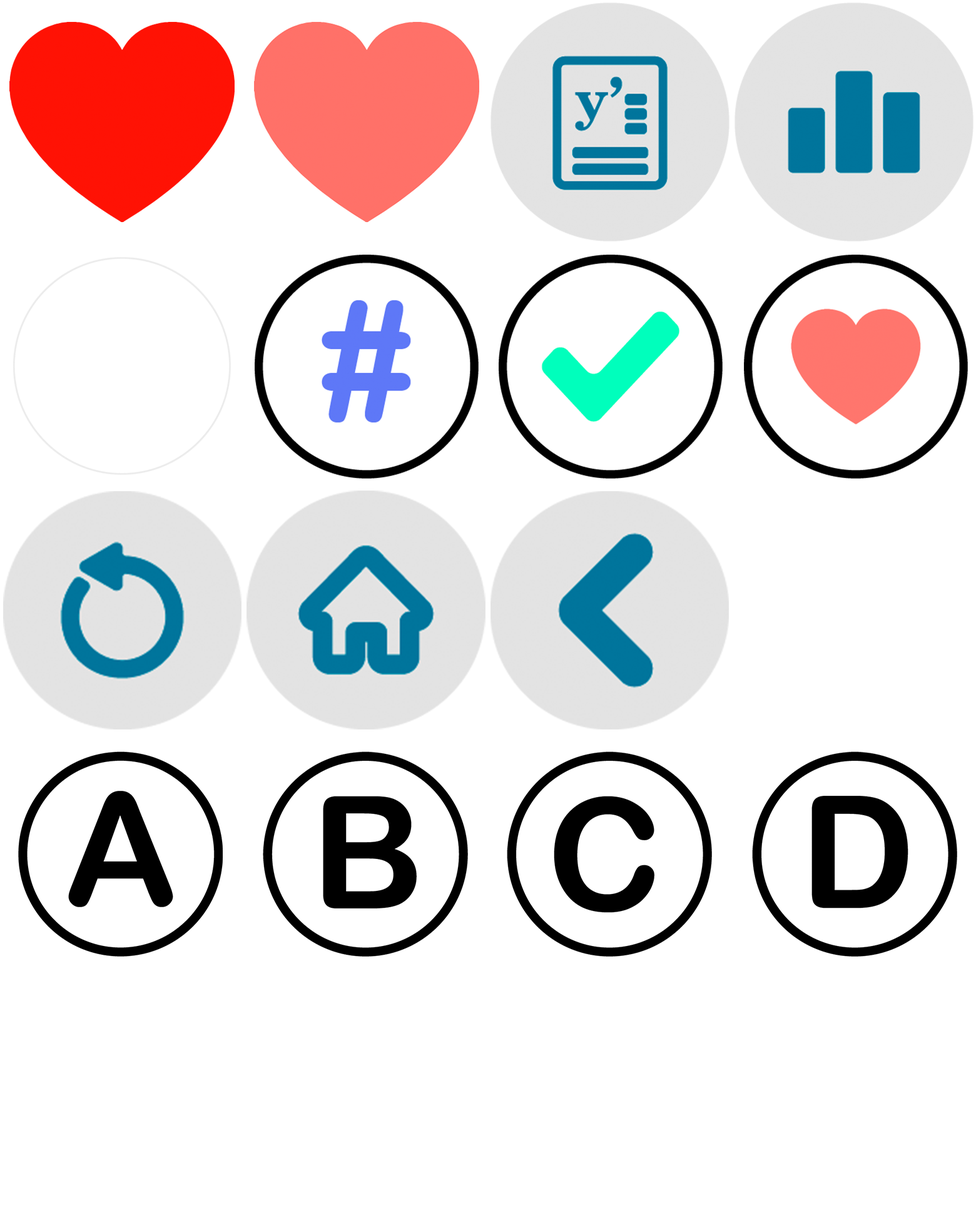
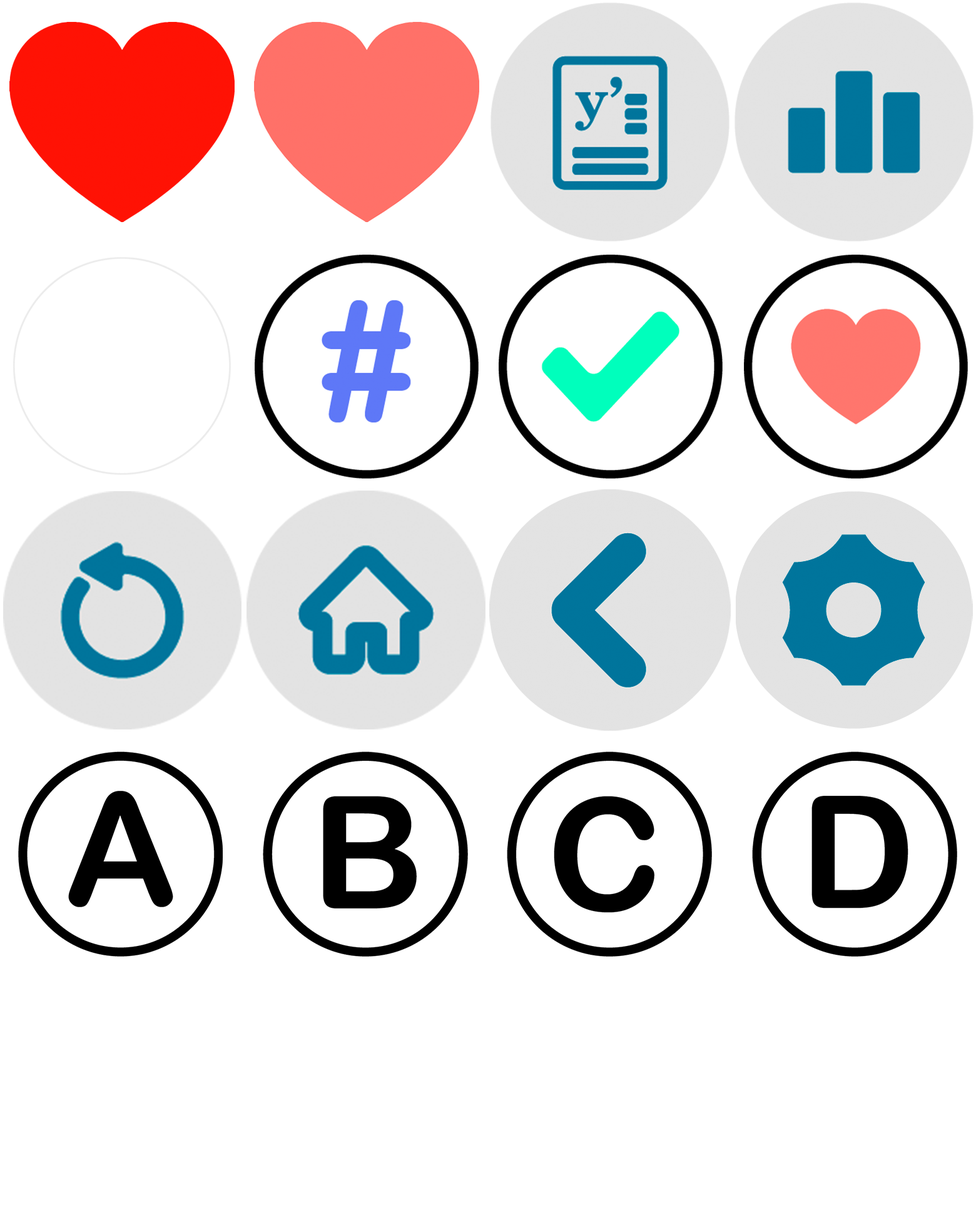
Before/after of a 976×1220 layered artwork. What changed in the layer stack:
added layer "Prancheta 46" above "Prancheta 47" over 735, 491, 974, 730
renamed "BackButton" to "Prancheta 47", painted on it over 489, 489, 731, 731
